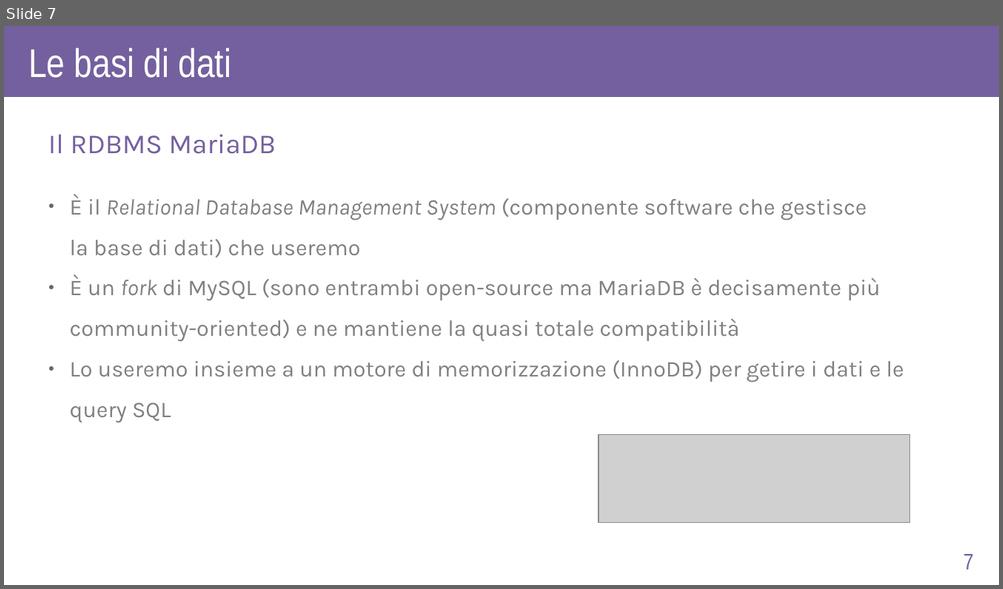
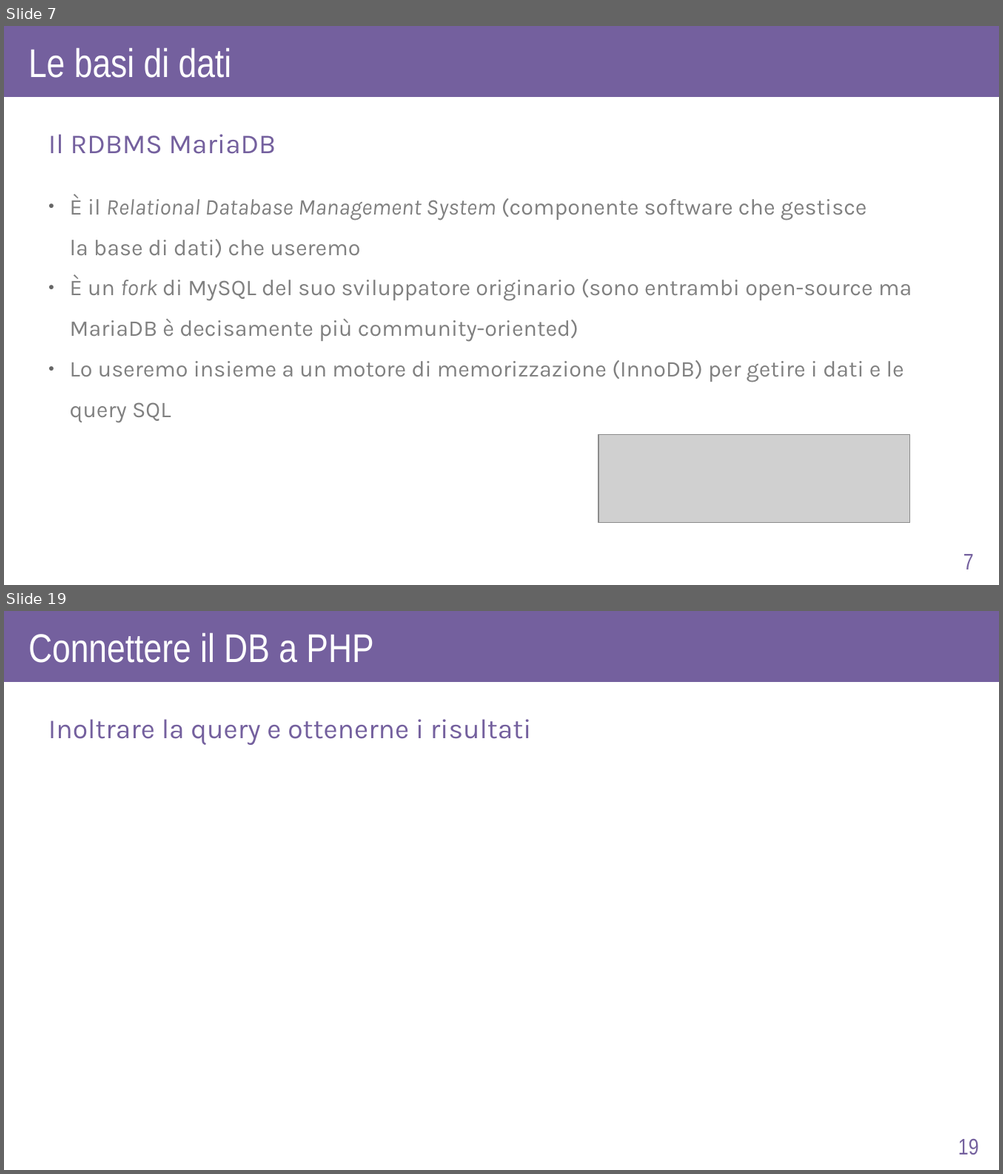
Before and after one commit to AlexF1789/corsoPHP, a slide deck: slide_odp/lez6.odp. Shown one above the other, each under a label of ours: slide 7 before the commit, slides 7 and 19 after it; the slides between them are not shown. The pictures are 1003x589 and 1003x1174 pixels, drawn with LibreOffice and Linux fonts; fonts in the diff are those of the drawing; grey boxes stand for pictures. Boxes give left, top, right and bottom in pixels: in the first picture for what was removed or moved away, otherwise in the second. Text is boxed around its words. In the diff, an @@ line names an element or a change of style, - is before the commit and + after.

```diff
--- a/slide_odp/lez6.odp
+++ b/slide_odp/lez6.odp
@@ slide 19 added at box(4, 611, 999, 1170), background #FFFFFF @@
@@ rectangle added at box(4, 611, 999, 682), fill #74609E @@
@@ text added at box(28, 632, 373, 663), 32 pt, text #FFFFFF @@
+Connettere il DB a PHP
@@ text added at box(48, 719, 532, 745), 22 pt, text #74609E @@
+Inoltrare la query e ottenerne i risultati
@@ page number added at box(958, 1139, 979, 1156), 18 pt, text #74609E @@
+19
@@ slide 7 changed as well @@
@@ text at box(70, 276, 911, 342): text changed @@
-● È un fork di MySQL (sono entrambi open-source ma MariaDB è decisamente più
-  community-oriented) e ne mantiene la quasi totale compatibilità
+● È un fork di MySQL del suo sviluppatore originario (sono entrambi open-source ma
+  MariaDB è decisamente più community-oriented)
```
Also in this commit, not shown: 12 other slides added, 2 slides removed.
